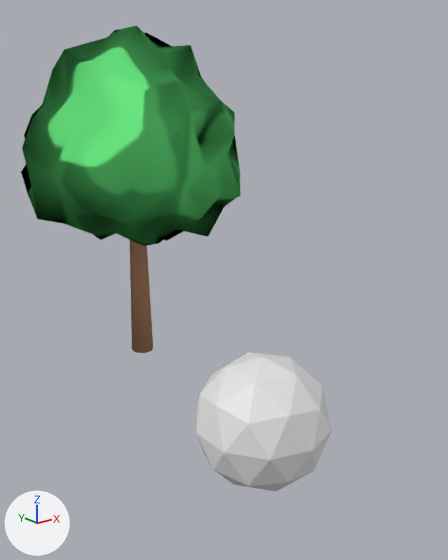
Renders of the Blender file Duck Feeding Game.blend from each side of a commit.
Before and after are seen from a 50 mm camera at (-5.41, -9.15, 4.61) aimed at (0.11, -2.25, 1.85). The axes (+X, +Y, +Z) are drawn at lower left. The lights are the same throughout.
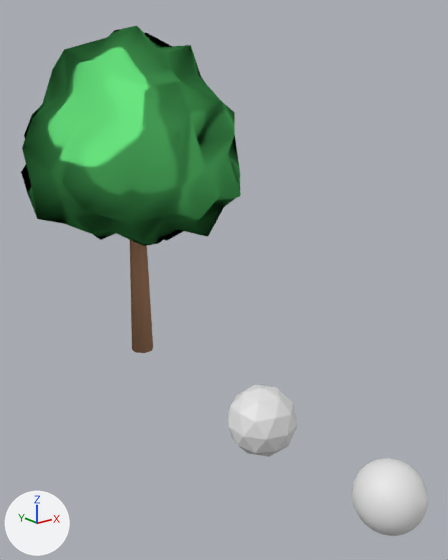
Where the change shows, as pixel boxes (x1, y1, x2, y2) in the pictures (448 x 560 px):
```json
{"object": "Icosphere.001", "change": "rescaled", "before": [196, 352, 332, 491], "after": [228, 385, 298, 457], "on screen": "48% narrower, 48% shorter"}
{"object": "Icosphere.002", "change": "added", "after": [352, 458, 428, 536]}
```

Edits to the scene script, one JSON object a line:
```json
{"op": "add", "block": "me_icosphere_003", "code": ["me_icosphere_003 = bpy.data.meshes.new('Icosphere.003')", "me_icosphere_003.from_pydata(...)  # an icosphere of 1280 faces spanning x -1.0..1.0, y -1.0..1.0, z -1.0..1.0"]}
{"op": "set", "path": "ob_icosphere_001.scale", "old": "(1.0, 1.0, 1.0)", "new": "(0.518, 0.518, 0.518)"}
{"op": "add", "block": "ob_icosphere_002", "code": ["ob_icosphere_002 = bpy.data.objects.new('Icosphere.002', me_icosphere_003)", "ob_icosphere_002.location = (0.0, -5.5, 0.0)", "ob_icosphere_002.scale = (0.432, 0.432, 0.432)"]}
```
